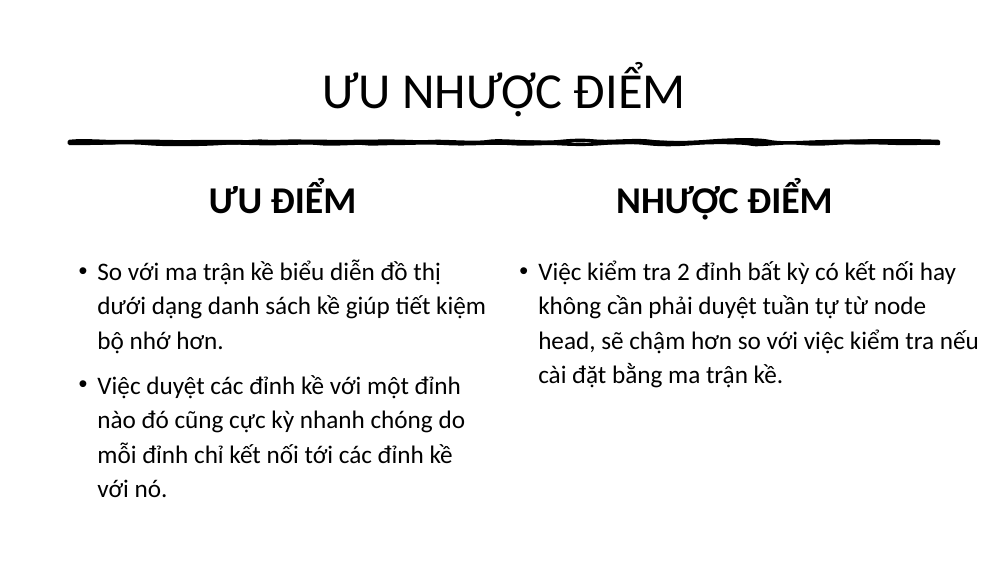
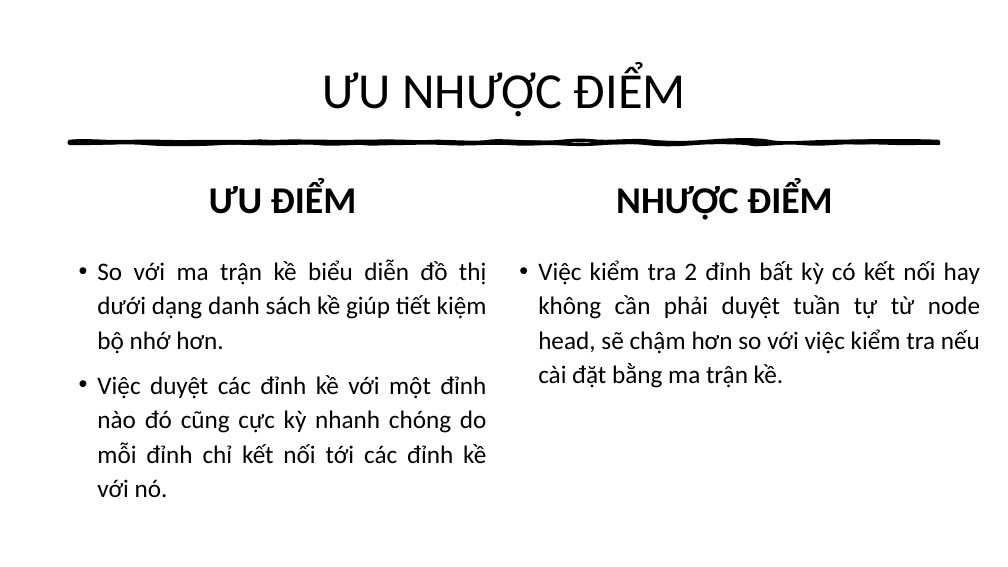
Before and after one commit to thathcmus/CTDL_GT, a slide deck: slide 16 of 1_Slide_Nhom2_Ca_Chieu_Cau_Truc_Du_Lieu_Do_Thi_Va_Ung_Dung.pptx. Drawn at 1008x567 pixels with LibreOffice and Linux fonts; fonts in the diff are those of the drawing. Boxes give left, top, right and bottom in pixels: in the first picture for what was removed or moved away, otherwise in the second. Text is boxed around its words. In the diff, an @@ line names an element or a change of style, - is before the commit and + after.

```diff
--- a/1_Slide_Nhom2_Ca_Chieu_Cau_Truc_Du_Lieu_Do_Thi_Va_Ung_Dung.pptx
+++ b/1_Slide_Nhom2_Ca_Chieu_Cau_Truc_Du_Lieu_Do_Thi_Va_Ung_Dung.pptx
@@ text "So với ma trận kề ..." at (x1=97, y1=259, x2=487, y2=497): alignment left to justified @@
@@ text "Việc kiểm tra 2 đỉnh ..." at (x1=538, y1=260, x2=980, y2=388): alignment left to justified @@
```
Also in this commit, not shown: 6 other slides changed, 8 slides added, 7 slides removed, 3 other files.
